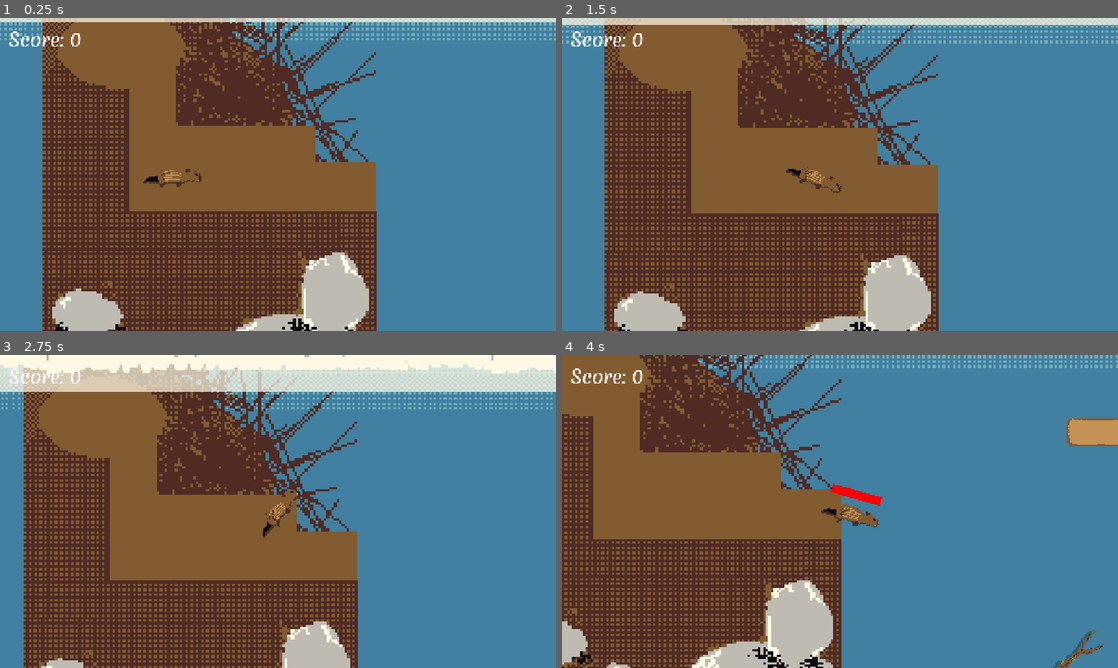
Above: before the commit, frames 1-4 (two rows, left to right).
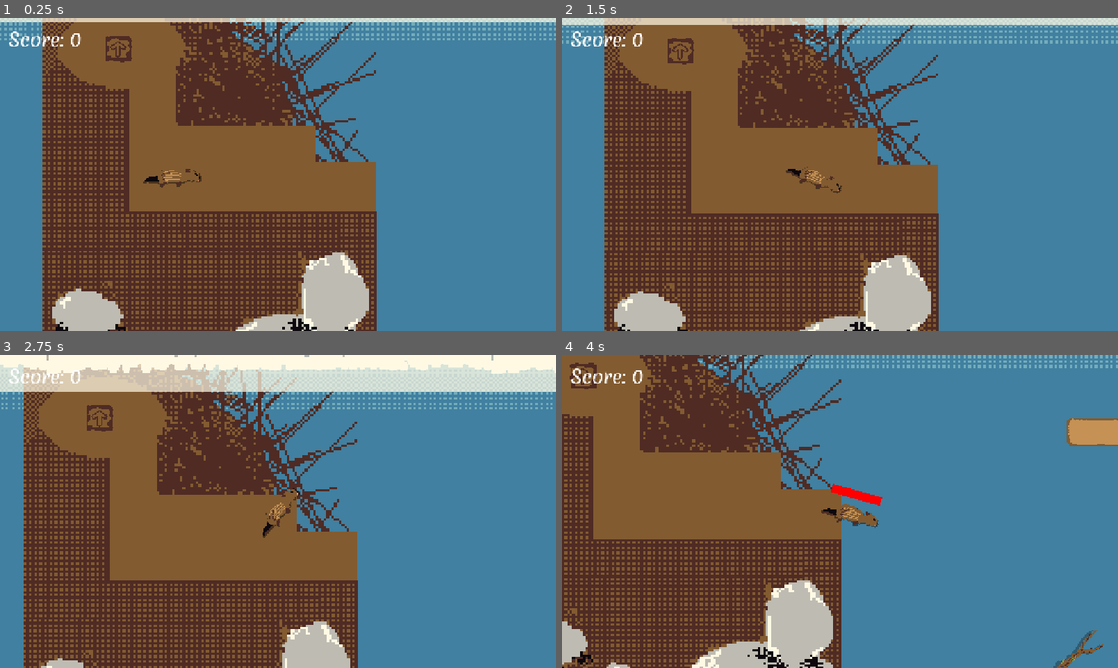
Above: after the commit, the same moments.

Repository: Joey451-OG/5499-Project-1
Game: Godot game, scene res://Scenes/main.tscn
Two runs of this game, one before a commit and one after it. Both use one fixed random seed, a clock stepped at 60 frames per second and the inputs below.
Inputs (mouse positions are in pixels of both pictures, inside the frame that each line leads up to):
- Up to frame 1 (0.25 s): no input
- Up to frame 2 (1.5 s): move the mouse to (962, 158) at 0.52 s; hold Space (swim) 0.53-1.25 s; click (962, 158) at 0.67 s; drag from (728, 190) to (1051, 177) at 1.27 s
- Up to frame 3 (2.75 s): move the mouse to (333, 442) at 2.02 s; hold Space (swim) from 2.03 s (still down); click (333, 442) at 2.17 s
- Up to frame 4 (4 s): release Space (swim) at 2.75 s; drag from (812, 574) to (1029, 542) at 2.77 s; move the mouse to (1006, 558) at 3.52 s; hold Space (swim) from 3.53 s (still down); click (1006, 558) at 3.67 s

The runs differ from the first frame. In frame 1, 0.2% of the frame differs, in the area x 19-24%, y 5-15%; in frame 2, 0.2%; in frame 3, 0.2%; in frame 4, 0.2%.

Commit message:
Played the game

Diff:
--- a/Scenes/main.tscn
+++ b/Scenes/main.tscn
@@ -13,6 +13,7 @@
 [ext_resource type="Texture2D" uid="uid://yjwcn8nwa136" path="res://Assets/Sprites/Base_Env_Tile.png" id="7_6iyac"]
 [ext_resource type="Texture2D" uid="uid://de7nmstmvoo6l" path="res://Assets/Sprites/Connecting_Env_Tile.png" id="7_d1ilt"]
 [ext_resource type="Texture2D" uid="uid://db0ykjnmxhywr" path="res://Assets/Sprites/Connecting_Ground_Tile.png" id="9_fdnlq"]
+[ext_resource type="PackedScene" uid="uid://c6mlg57uvnay7" path="res://Scenes/Upgrade_Station.tscn" id="13_jkdf5"]
 
 [sub_resource type="WorldBoundaryShape2D" id="WorldBoundaryShape2D_kyqiw"]
 
@@ -245,6 +246,9 @@
 position = Vector2(214, 355)
 polygon = PackedVector2Array(551, 26, 421, 26, 414, -56, 97, -57, 88, -227, 82, -277, -4, -323, -86, -311, -122, -298, -167, -274, -178, -210, -42, -146, -33, -58, -27, 149, 555, 148)
 
+[node name="UpgradeStation" parent="Areas/Air" unique_id=141329030 instance=ExtResource("13_jkdf5")]
+position = Vector2(169, 124)
+
 [node name="Water" type="Area2D" parent="Areas" unique_id=1136233369]
 position = Vector2(121, -14)
 collision_layer = 2
